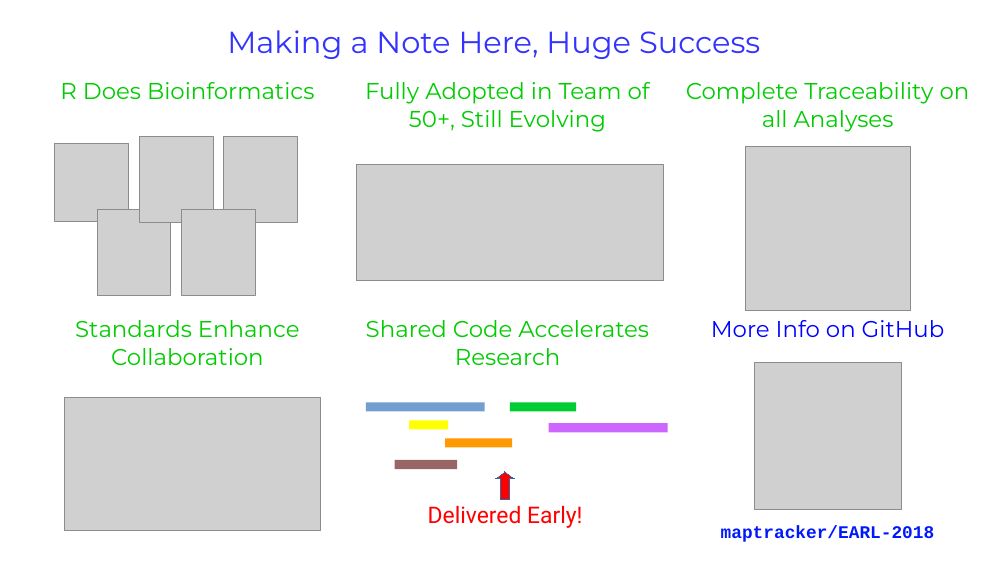
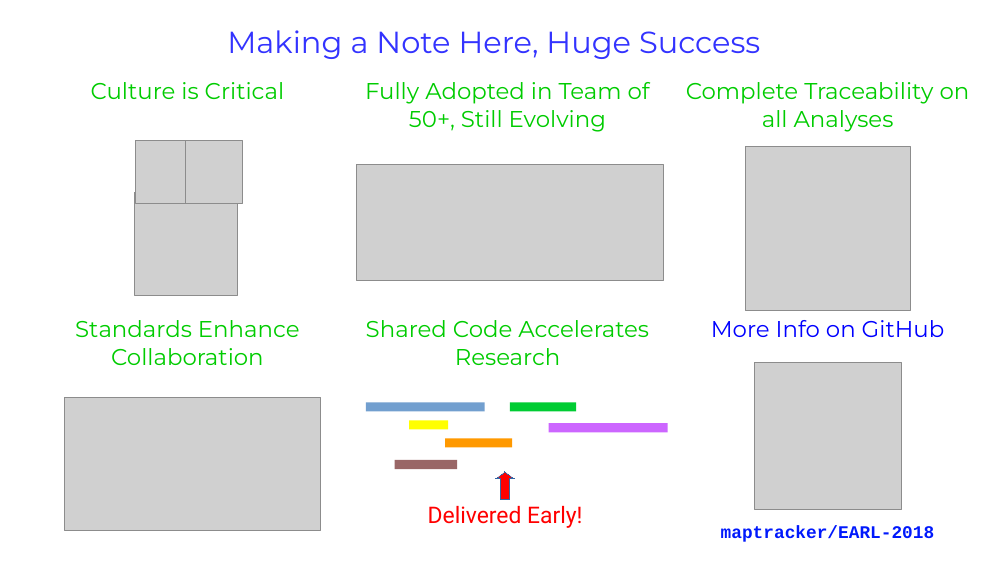
Before and after one commit to maptracker/EARL-2018, a slide deck: slide 4 of BCBB Lightning Talk/BCBB Lightning Talk.odp (slide 3 before the commit). Drawn at 1008x567 pixels with LibreOffice and Linux fonts; fonts in the diff are those of the drawing; grey boxes stand for pictures. Boxes give left, top, right and bottom in pixels: in the first picture for what was removed or moved away, otherwise in the second. Text is boxed around its words. In the diff, an @@ line names an element or a change of style, - is before the commit and + after.

```diff
--- a/BCBB Lightning Talk/BCBB Lightning Talk.odp
+++ b/BCBB Lightning Talk/BCBB Lightning Talk.odp
@@ table at [27, 73, 988, 549] @@
-row 1, column 1: R Does Bioinformatics
+row 1, column 1: Culture is Critical
@@ picture removed at [55, 144, 129, 221] @@
@@ picture: place and size @@
-picture at [139, 137, 213, 222]
+picture at [135, 141, 192, 204]
@@ picture: place and size @@
-picture at [224, 137, 298, 222]
+picture at [186, 141, 242, 204]
@@ picture removed at [97, 209, 171, 295] @@
@@ picture: place and size @@
-picture at [182, 209, 256, 295]
+picture at [134, 192, 238, 295]
```
Also in this commit, not shown: 1 other slide changed, 2 slides added, 1 slide removed, 1 other file.
